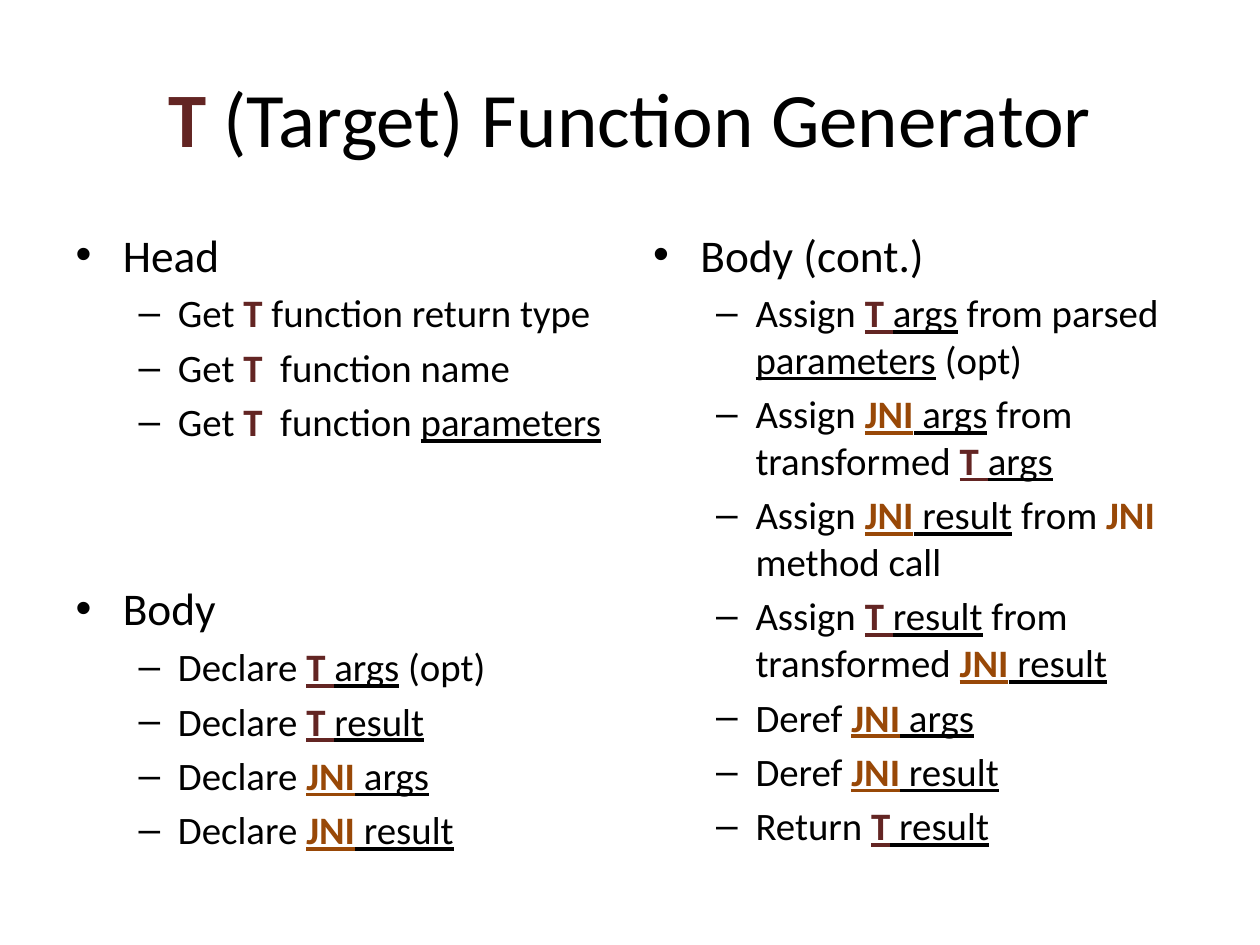
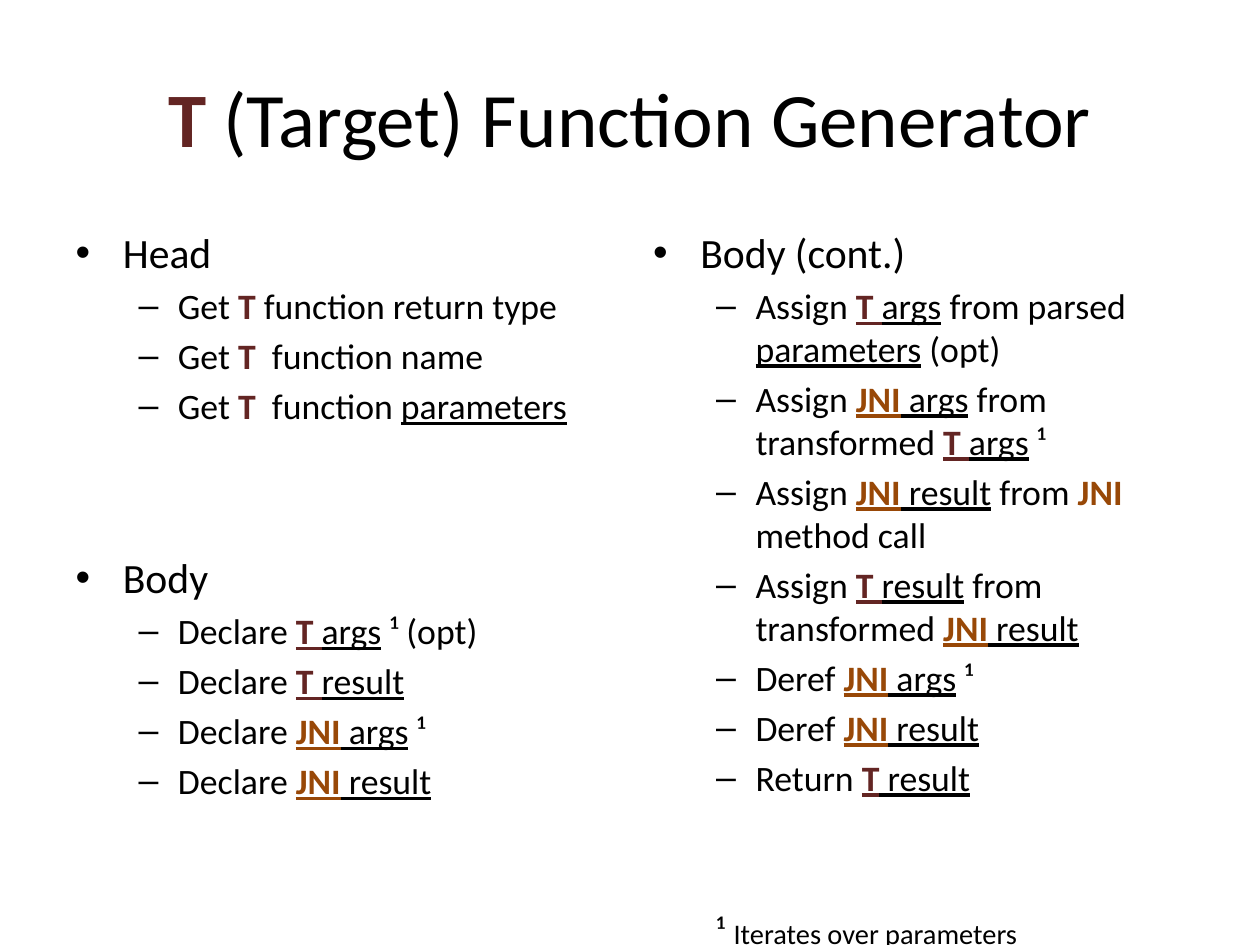
Before and after one commit to bcdev/beam-extapi, a slide deck: slide 13 of docs/beam-extapi.pptx. Drawn at 1260x945 pixels with LibreOffice and Linux fonts; fonts in the diff are those of the drawing. Boxes give left, top, right and bottom in pixels: in the first picture for what was removed or moved away, otherwise in the second. Text is boxed around its words. In the diff, an @@ line names an element or a change of style, - is before the commit and + after.

Commit message:
refactoring towards new function generator design

```diff
--- a/docs/beam-extapi.pptx
+++ b/docs/beam-extapi.pptx
@@ text at box(123, 239, 567, 800): size 25.9 to 23.8 pt in "Head", "Body"; size 22.2 to 20.4 pt in "Get T function return type", "Get T function name", "Get T function parameters", "Declare T result" and 1 more places @@
@@ text at box(700, 237, 1126, 797): paragraph added @@
+  ¹ Iterates over parameters
@@ text at box(700, 237, 1126, 797): size 25.9 to 23.8 pt in "Body (cont.)"; size 22.2 to 20.4 pt in "Assign T args from parsed parameters (opt)", "Assign JNI result from JNI method call", "Assign T result from transformed JNI result", "Deref JNI result" and 1 more places @@
@@ text at box(756, 387, 1047, 461): text changed; size 22.2 to 20.4 pt @@
-  – Assign JNI args from transformed T args
+  – Assign JNI args from transformed T args ¹
@@ text at box(178, 616, 477, 650): text changed; size 22.2 to 20.4 pt @@
-  – Declare T args (opt)
+  – Declare T args ¹ (opt)
@@ text at box(756, 663, 973, 697): text changed; size 22.2 to 20.4 pt @@
-  – Deref JNI args
+  – Deref JNI args ¹
@@ text at box(178, 716, 426, 750): text changed; size 22.2 to 20.4 pt @@
-  – Declare JNI args
+  – Declare JNI args ¹
```
